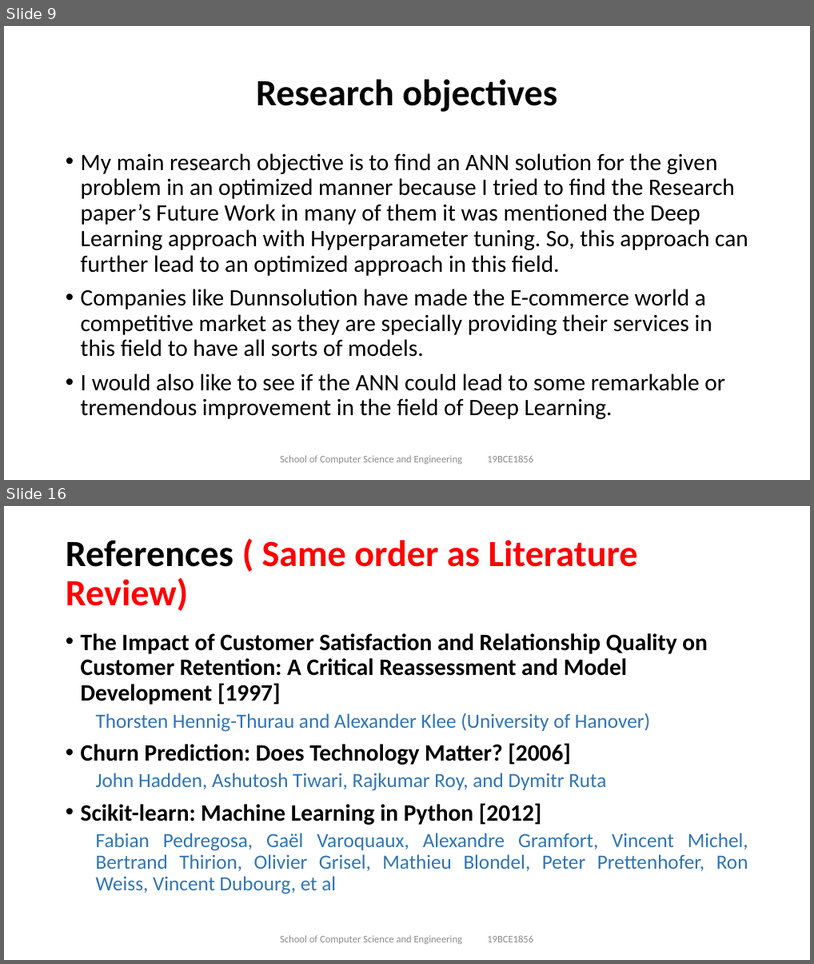
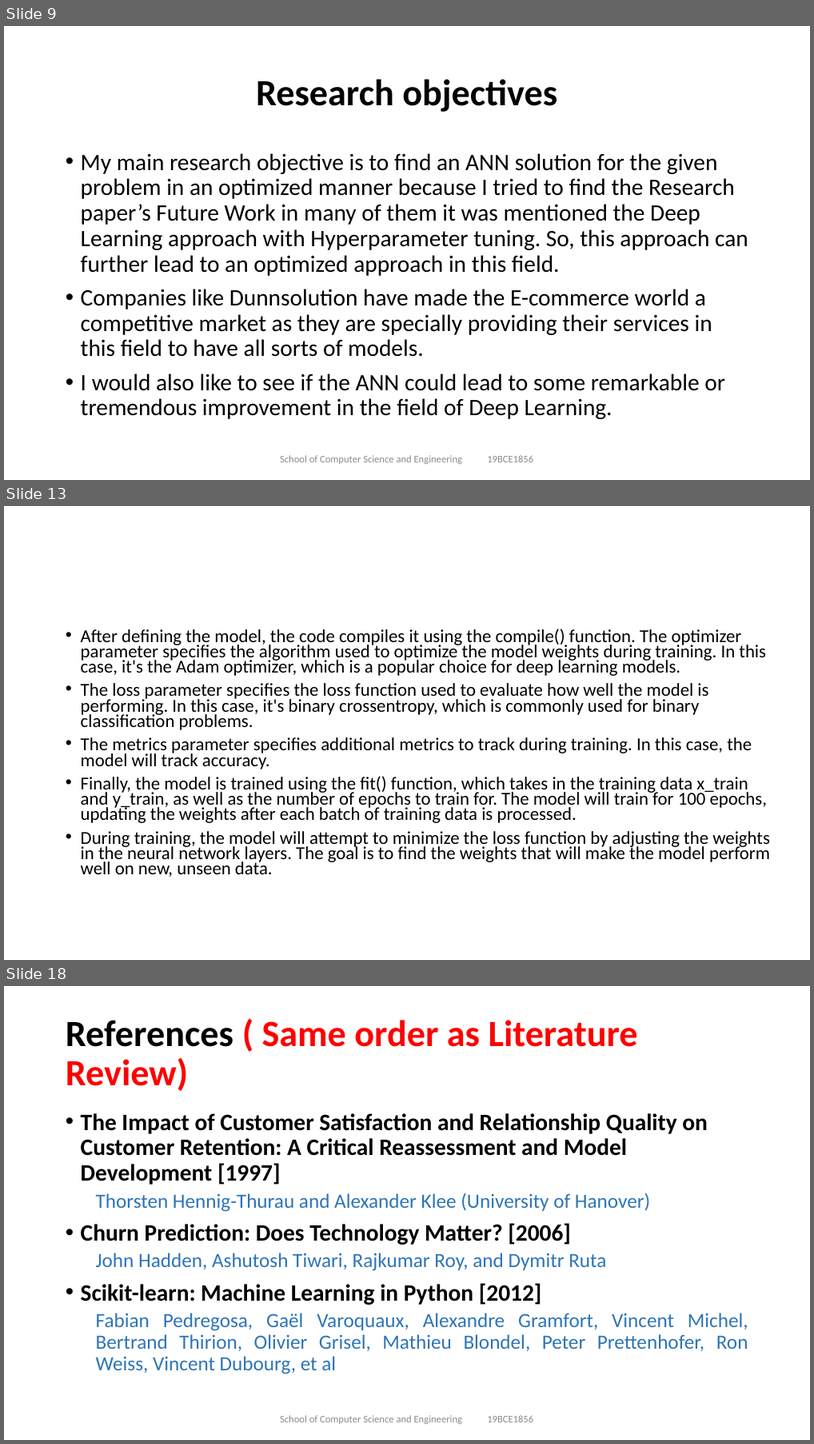
Before and after one commit to tusharmaurya267/E-commerce-Research-paper, a slide deck: Final Review.pptx. Shown one above the other, each under a label of ours: slides 9 and 16 before the commit, slides 9, 13 and 18 after it; the slides between them are not shown. The pictures are 814x964 and 814x1444 pixels, drawn with LibreOffice and Linux fonts; fonts in the diff are those of the drawing. Boxes give left, top, right and bottom in pixels: in the first picture for what was removed or moved away, otherwise in the second. Text is boxed around its words. In the diff, an @@ line names an element or a change of style, - is before the commit and + after.

```diff
--- a/Final Review.pptx
+++ b/Final Review.pptx
@@ slide 13 added at [4,506,810,960], background #FFFFFF @@
@@ text added at [81,628,770,876], 21.7 pt, text #000000 @@
+• After defining the model, the code compiles it using the compile() function. The optimizer parameter specifies the algorithm used to optimize the model weights during training. In this case, it's the Adam optimizer, which is a popular choice for deep learning models.
+• The loss parameter specifies the loss function used to evaluate how well the model is performing. In this case, it's binary crossentropy, which is commonly used for binary classification problems.
+• The metrics parameter specifies additional metrics to track during training. In this case, the model will track accuracy.
+• Finally, the model is trained using the fit() function, which takes in the training data x_train and y_train, as well as the number of epochs to train for. The model will train for 100 epochs, updating the weights after each batch of training data is processed.
+• During training, the model will attempt to minimize the loss function by adjusting the weights in the neural network layers. The goal is to find the weights that will make the model perform well on new, unseen data.
@@ what was slide 16 is now slide 18 @@
```
Also in this commit, not shown: 2 slides changed, 5 other slides added, 4 slides removed.
